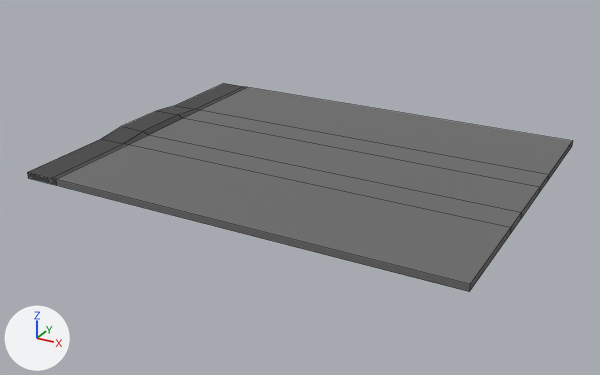
An edit to the FBX model ExtraAssets/ClipBoard.fbx, drawn before and after from the same camera.
Both versions are drawn from a 50 mm lens placed at (1.83, -3.47, 1.56), pointed at (-0.03, -0.09, -0.13). Lighting does not change. The marker at lower left points along +X, +Y and +Z. Mesh edges are drawn as thin lines.
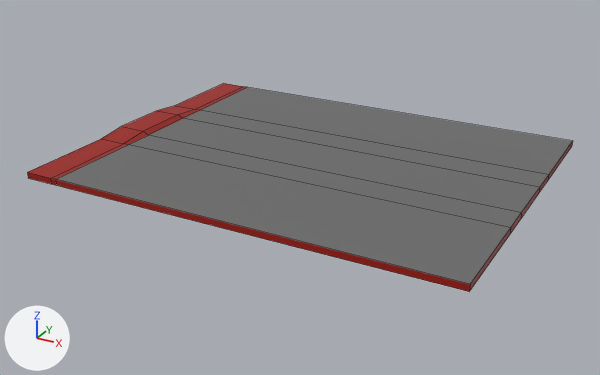
Edits to the bpy script that builds the scene:
```text
Change mat_top:
    mat_top.base_color: (0.0496, 0.0496, 0.0496) -> (0.335, 0.00486, 0.0)  # black #3f3f3f -> red #9d0f00
Change me_cube_001:
    where me_cube_001.from_pydata(...)  # 48 vertices, 46 faces; spans x -1.0..1.0, y -1.0..1.0, z -2.16..1.0
    used by ob_cube; location = (0.0, -0.004, 0.0); rotation_euler = (0.0, 0.0, 3.142), in degrees (0, 0, 180); scale = (-1.1, -0.853, -0.0155)
    me_cube_001 part 1: all 2 faces centred in x 0.08, y -1.0..1.0, z 0.0 switch from mat_bottom (dark grey #6b6b6b) to mat_top (red #9d0f00)
```

Pixel boxes (x1, y1, x2, y2) of what changed, in the pictures (600 x 375 px):
'Cube', recoloured (grey to red)
    both: (27, 83, 573, 292)
part 1 of me_cube_001, recoloured (grey to red)
    both: (56, 180, 470, 292)
